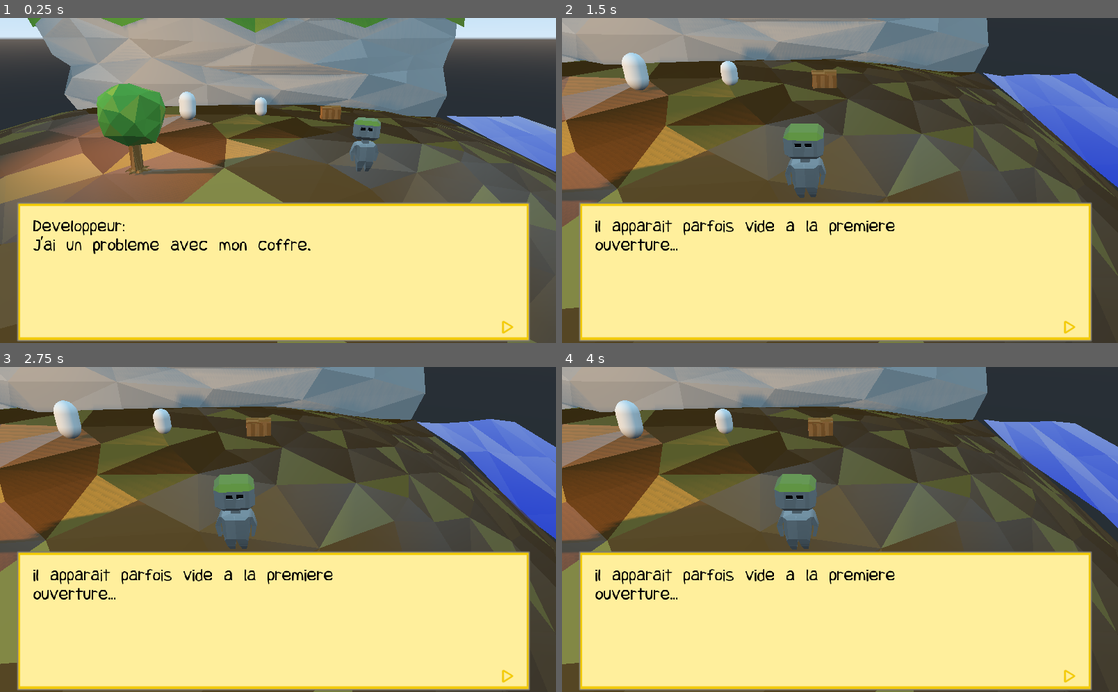
Above: before the commit, frames 1-4 (two rows, left to right).
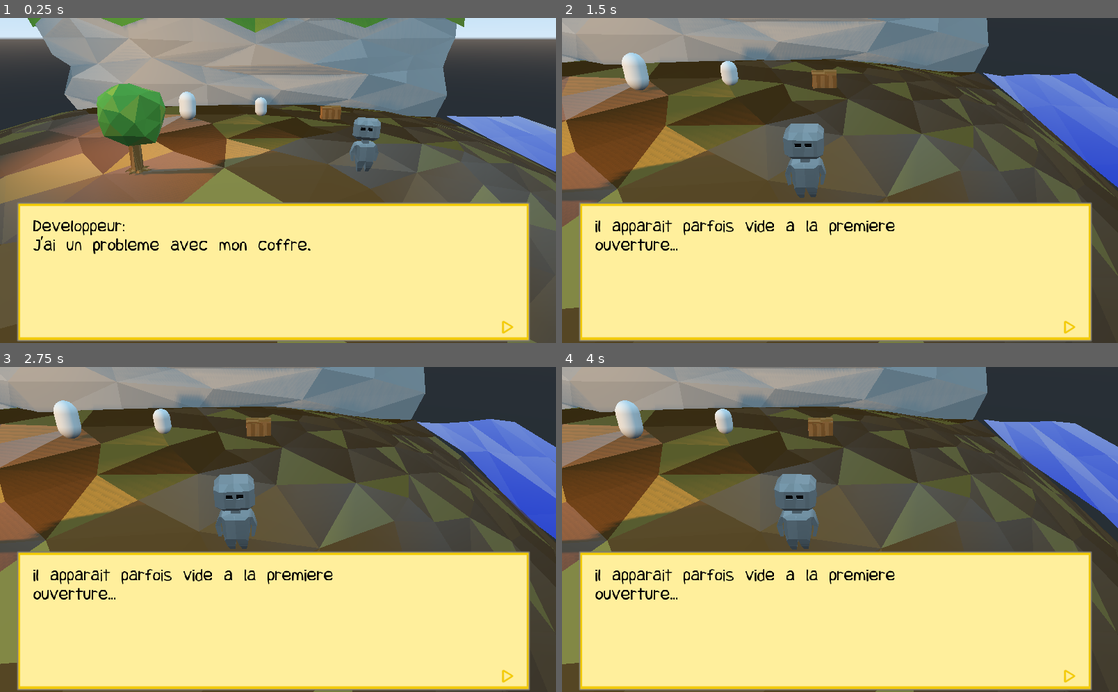
Above: after the commit, the same moments.

Repository: pisgah-fogel/SmallWorld3D
Game: Godot game, scene res://TestScene.tscn
Two runs of this game, one before a commit and one after it. Both use one fixed random seed, a clock stepped at 60 frames per second and the inputs below.
Inputs (mouse positions are in pixels of both pictures, inside the frame that each line leads up to):
- Up to frame 1 (0.25 s): no input
- Up to frame 2 (1.5 s): tap Enter at 0.5 s; move the mouse to (962, 164) at 0.52 s; hold Right (ui_right) 0.53-1.25 s; click (962, 164) at 0.67 s; drag from (728, 196) to (812, 245) at 1.27 s
- Up to frame 3 (2.75 s): move the mouse to (333, 458) at 2.02 s; hold Right (ui_right) from 2.03 s (still down)
- Up to frame 4 (4 s): release Right (ui_right) at 2.75 s; drag from (812, 594) to (673, 480) at 2.77 s; move the mouse to (1006, 578) at 3.52 s; hold Left (ui_left) from 3.53 s (still down)

The runs differ from the first frame. In frame 1, 0.1% of the frame differs, in the area x 63-69%, y 30-34%; in frame 2, 0.3%; in frame 3, 0.4%; in frame 4, 0.4%, in the area x 38-46%, y 32-39%.

Commit message:
Remove green robot' head + correct fishing rot bug

Diff:
--- a/Character.gd
+++ b/Character.gd
@@ -29,7 +29,6 @@
 	mAnimationPlayer.connect("animation_finished", self, "_end_animation")
 	mAnimationPlayer.playback_speed = 2
 	Input.set_mouse_mode(Input.MOUSE_MODE_HIDDEN)
-	equipeItem()
 
 func _physics_process(delta):
 	match mState:
@@ -326,6 +325,7 @@
 	mWallet.money = save_game.data["character_money"]
 
 	teleport_if_falls()
+	equipeItem()
 
 #####################  Utils ############################
 
--- a/TestScene.tscn
+++ b/TestScene.tscn
@@ -15,10 +15,10 @@
 [ext_resource path="res://gfx/Fish.glb" type="PackedScene" id=16]
 [ext_resource path="res://SpatialFish.gd" type="Script" id=17]
 
+[sub_resource type="BoxShape" id=1]
+extents = Vector3( 0.795434, 0.892338, 0.828109 )
+
 [sub_resource type="BoxShape" id=2]
-extents = Vector3( 0.795434, 0.892338, 0.828109 )
-
-[sub_resource type="BoxShape" id=1]
 extents = Vector3( 14.4507, 1, 15.667 )
 
 [sub_resource type="BoxShape" id=3]
@@ -27,44 +27,44 @@
 [sub_resource type="BoxShape" id=4]
 extents = Vector3( 7.41119, 4.77839, 3.95122 )
 
-[sub_resource type="ShaderMaterial" id=10]
+[sub_resource type="ShaderMaterial" id=5]
 shader = ExtResource( 13 )
 shader_param/out_color = Color( 0, 0.2, 1, 1 )
 shader_param/amount = 0.2
 shader_param/beer_factor = 1.073
 
-[sub_resource type="PlaneMesh" id=8]
-material = SubResource( 10 )
+[sub_resource type="PlaneMesh" id=6]
+material = SubResource( 5 )
 size = Vector2( 5, 20 )
 subdivide_width = 3
 subdivide_depth = 3
 
+[sub_resource type="BoxShape" id=7]
+extents = Vector3( 2.12465, 5.58921, 9.72563 )
+
+[sub_resource type="BoxShape" id=8]
+extents = Vector3( 1.0946, 16.7698, 25.3513 )
+
+[sub_resource type="BoxShape" id=9]
+extents = Vector3( 0.415165, 0.334346, 0.406846 )
+
+[sub_resource type="BoxShape" id=10]
+extents = Vector3( 0.264449, 0.230816, 0.316052 )
+
 [sub_resource type="BoxShape" id=11]
-extents = Vector3( 2.12465, 5.58921, 9.72563 )
+extents = Vector3( 0.450746, 0.594694, 0.525791 )
 
 [sub_resource type="BoxShape" id=12]
-extents = Vector3( 1.0946, 16.7698, 25.3513 )
-
-[sub_resource type="BoxShape" id=5]
-extents = Vector3( 0.415165, 0.334346, 0.406846 )
-
-[sub_resource type="BoxShape" id=7]
-extents = Vector3( 0.264449, 0.230816, 0.316052 )
-
-[sub_resource type="BoxShape" id=13]
-extents = Vector3( 0.450746, 0.594694, 0.525791 )
-
-[sub_resource type="BoxShape" id=14]
 extents = Vector3( 0.355825, 0.53376, 0.412701 )
 
-[sub_resource type="CapsuleMesh" id=15]
-
-[sub_resource type="CapsuleMesh" id=16]
-
-[sub_resource type="SphereShape" id=17]
+[sub_resource type="CapsuleMesh" id=13]
+
+[sub_resource type="CapsuleMesh" id=14]
+
+[sub_resource type="SphereShape" id=15]
 radius = 3.26629
 
-[sub_resource type="SphereShape" id=18]
+[sub_resource type="SphereShape" id=16]
 radius = 1.42395
 
 [node name="TestScene" type="Spatial" groups=[
Not shown: 11 places in TestScene.tscn that only renumber resources
Binary file changed: gfx/Robot.glb
Not shown, changed: gfx_src/3D_models/robot.blend
